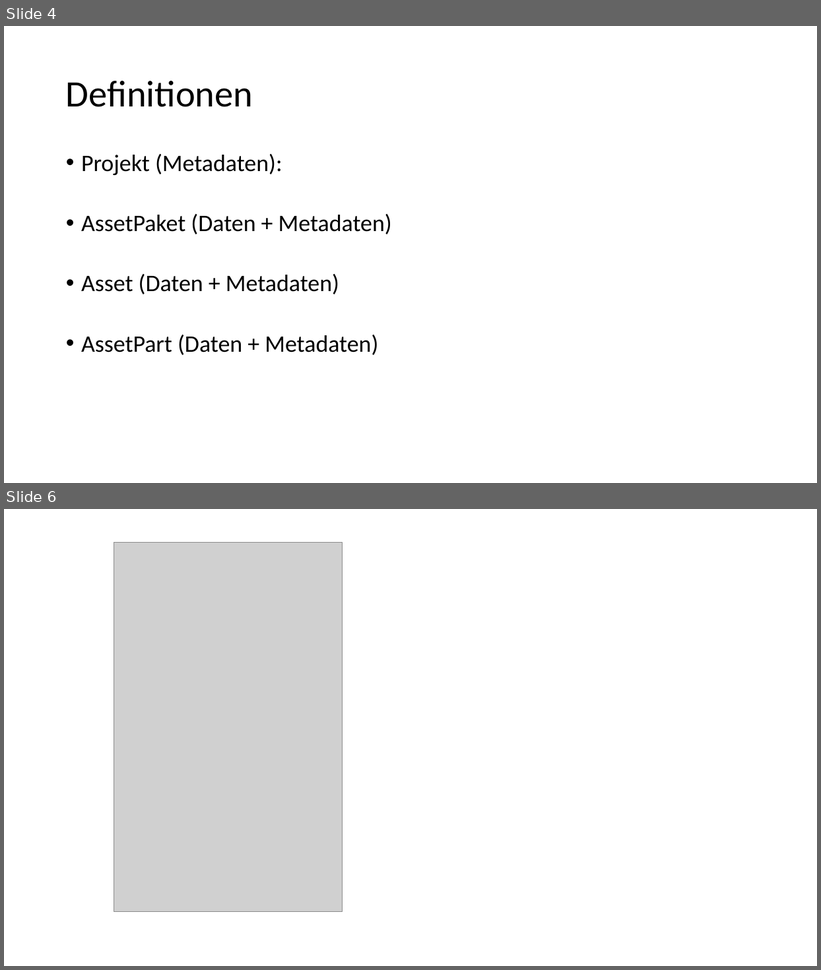
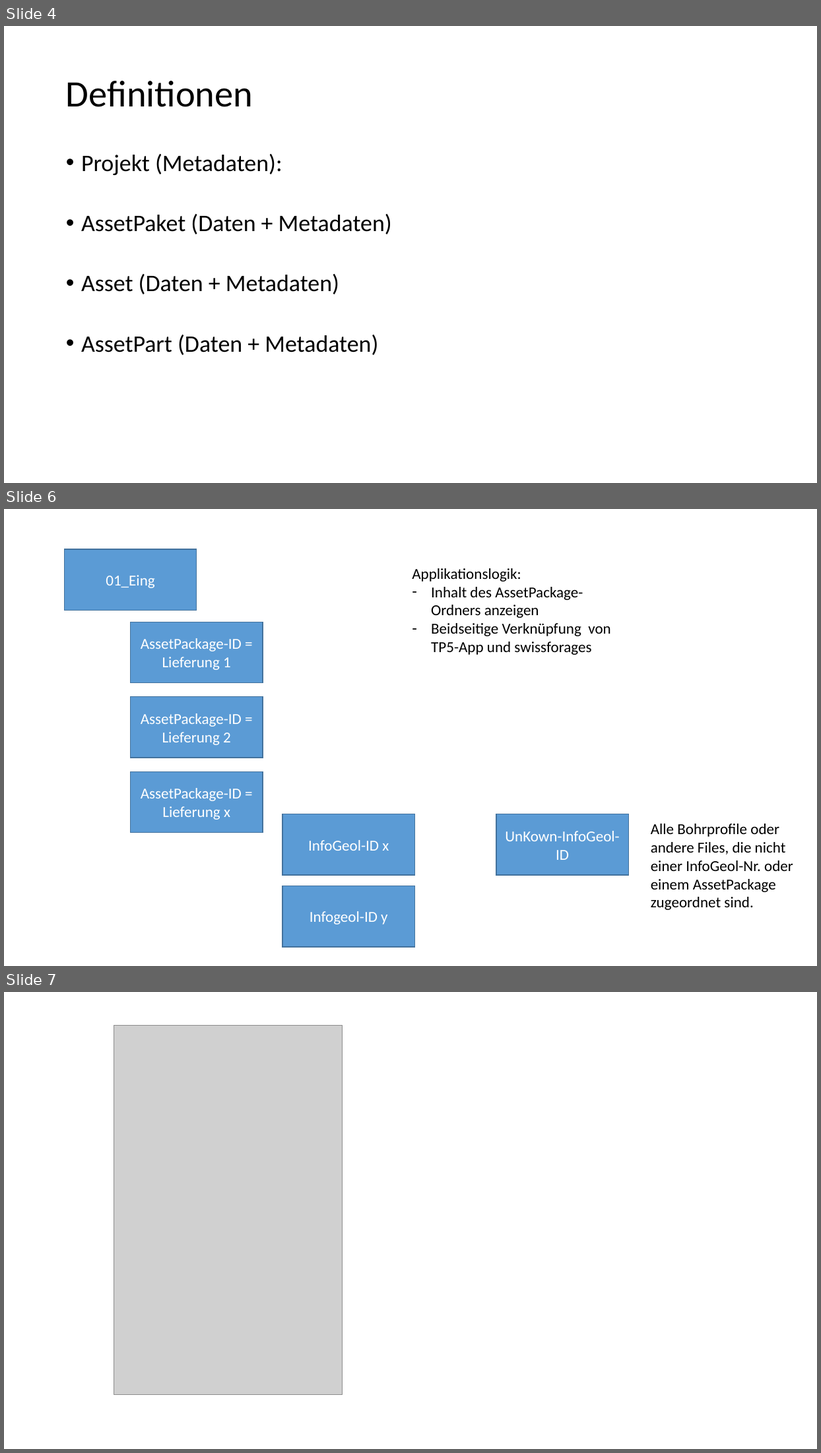
Before and after one commit to swissgeol/dmAssets, a slide deck: doc/DatMan-DM-Asset.pptx. Shown one above the other, each under a label of ours: slides 4 and 6 before the commit, slides 4, 6 and 7 after it; the slides between them are not shown. The pictures are 821x970 and 821x1453 pixels, drawn with LibreOffice and Linux fonts; fonts in the diff are those of the drawing; grey boxes stand for pictures. Boxes give left, top, right and bottom in pixels: in the first picture for what was removed or moved away, otherwise in the second. Text is boxed around its words. In the diff, an @@ line names an element or a change of style, - is before the commit and + after.

```diff
--- a/doc/DatMan-DM-Asset.pptx
+++ b/doc/DatMan-DM-Asset.pptx
@@ slide 6 added at box(4, 509, 817, 966), background #FFFFFF @@
@@ rectangle added at box(64, 549, 197, 610), fill #5B9BD5, outline #43739E 1 pt, 18 pt, text #FFFFFF @@
+01_Eing
@@ text added at box(412, 568, 611, 655), 18 pt, text #000000 @@
+Applikationslogik:
+– Inhalt des AssetPackage-Ordners anzeigen
+– Beidseitige Verknüpfung von TP5-App und swissforages
@@ rectangle added at box(130, 622, 263, 683), fill #5B9BD5, outline #43739E 1 pt, 18 pt, text #FFFFFF @@
+AssetPackage-ID = Lieferung 1
@@ rectangle added at box(130, 697, 263, 758), fill #5B9BD5, outline #43739E 1 pt, 18 pt, text #FFFFFF @@
+AssetPackage-ID = Lieferung 2
@@ rectangle added at box(130, 772, 263, 833), fill #5B9BD5, outline #43739E 1 pt, 18 pt, text #FFFFFF @@
+AssetPackage-ID = Lieferung x
@@ rectangle added at box(283, 815, 415, 875), fill #5B9BD5, outline #43739E 1 pt, 18 pt, text #FFFFFF @@
+InfoGeol-ID x
@@ rectangle added at box(496, 815, 628, 875), fill #5B9BD5, outline #43739E 1 pt, 18 pt, text #FFFFFF @@
+UnKown-InfoGeol-ID
@@ text added at box(651, 824, 793, 910), 18 pt, text #000000 @@
+Alle Bohrprofile oder andere Files, die nicht einer InfoGeol-Nr. oder einem AssetPackage zugeordnet sind.
@@ rectangle added at box(283, 887, 415, 948), fill #5B9BD5, outline #43739E 1 pt, 18 pt, text #FFFFFF @@
+Infogeol-ID y
@@ what was slide 6 is now slide 7 @@
```
Also in this commit, not shown: 1 slide changed, 1 other file.
